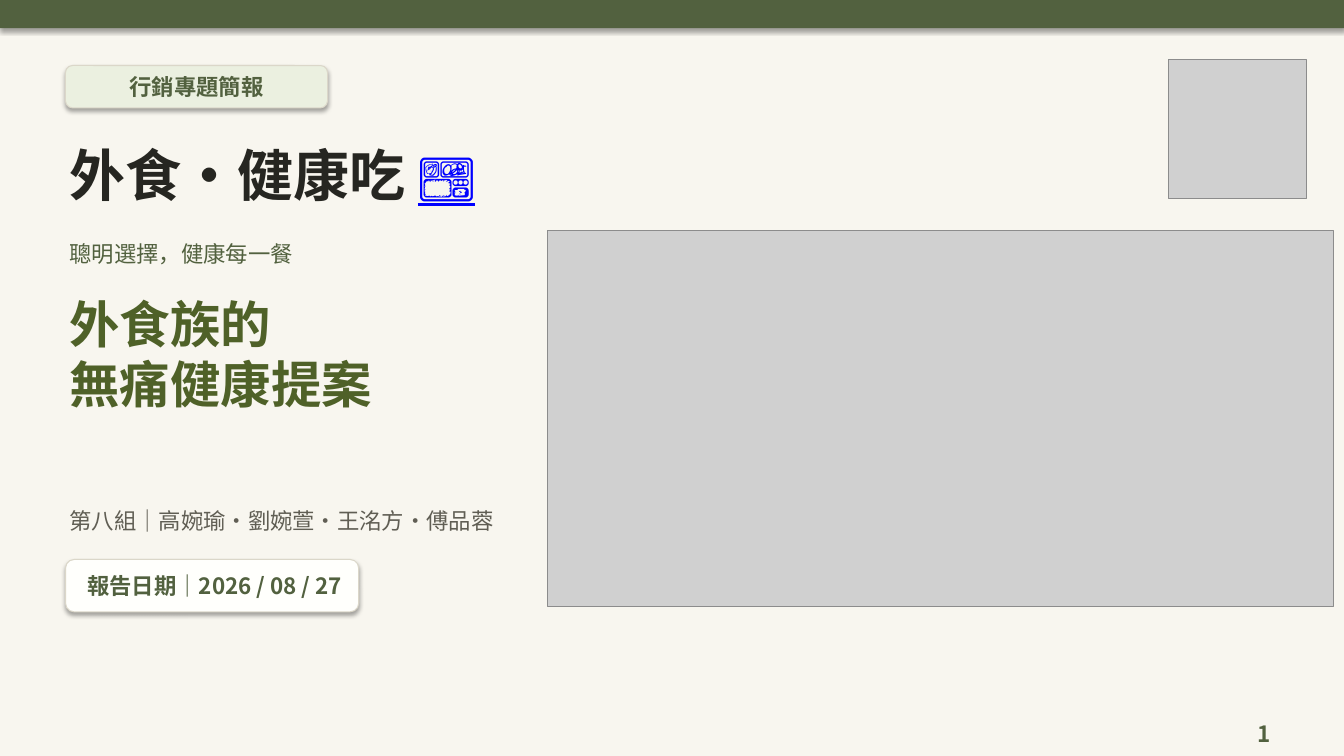
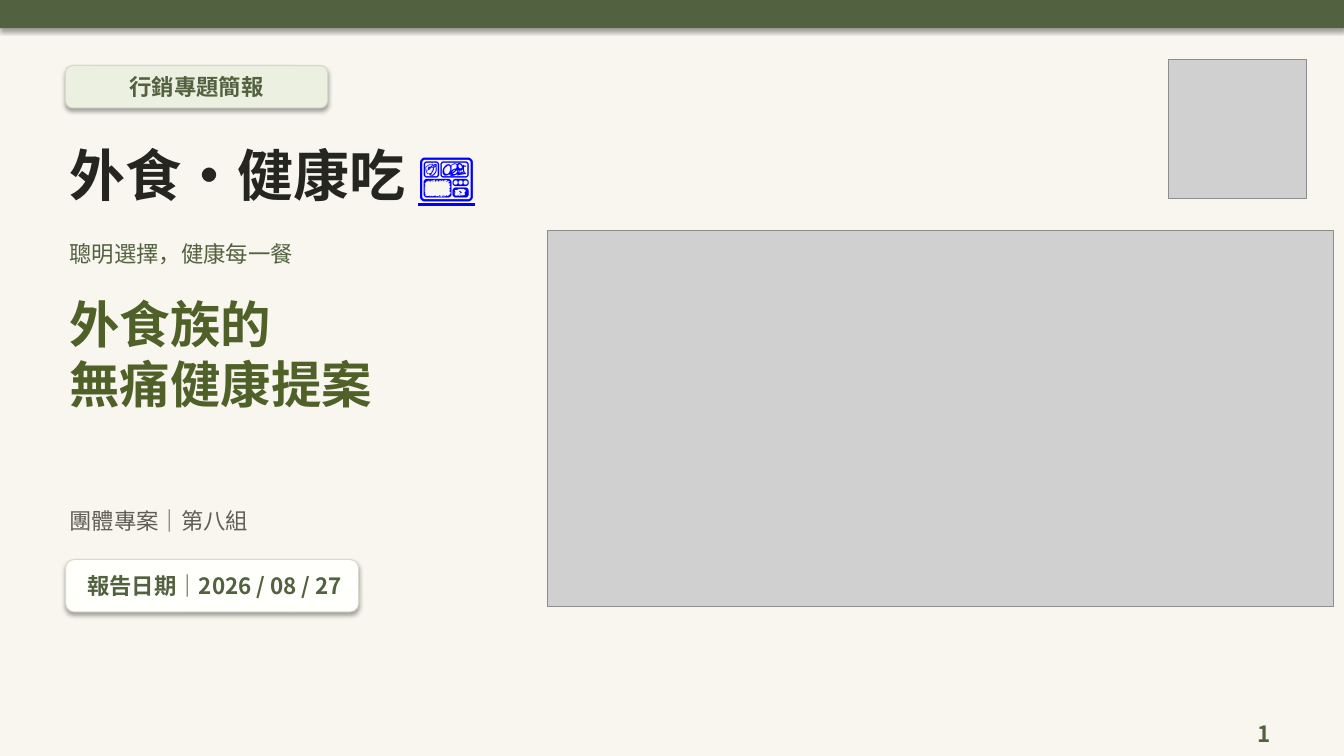
Before and after one commit to minnggy/minnggy.github.io, a slide deck: slide 1 of assets/presentations/healthy-eating-presentation.pptx. Drawn at 1344x756 pixels with LibreOffice and Linux fonts; fonts in the diff are those of the drawing; grey boxes stand for pictures. Boxes give left, top, right and bottom in pixels: in the first picture for what was removed or moved away, otherwise in the second. Text is boxed around its words. In the diff, an @@ line names an element or a change of style, - is before the commit and + after.

Commit message:
feat: refine portfolio presentation and resume

```diff
--- a/assets/presentations/healthy-eating-presentation.pptx
+++ b/assets/presentations/healthy-eating-presentation.pptx
@@ text at bbox=[70, 509, 249, 532]: text changed @@
-第八組｜高婉瑜・劉婉萱・王洺方・傅品蓉
+團體專案｜第八組
```
Also in this commit, not shown: 12 other files.
